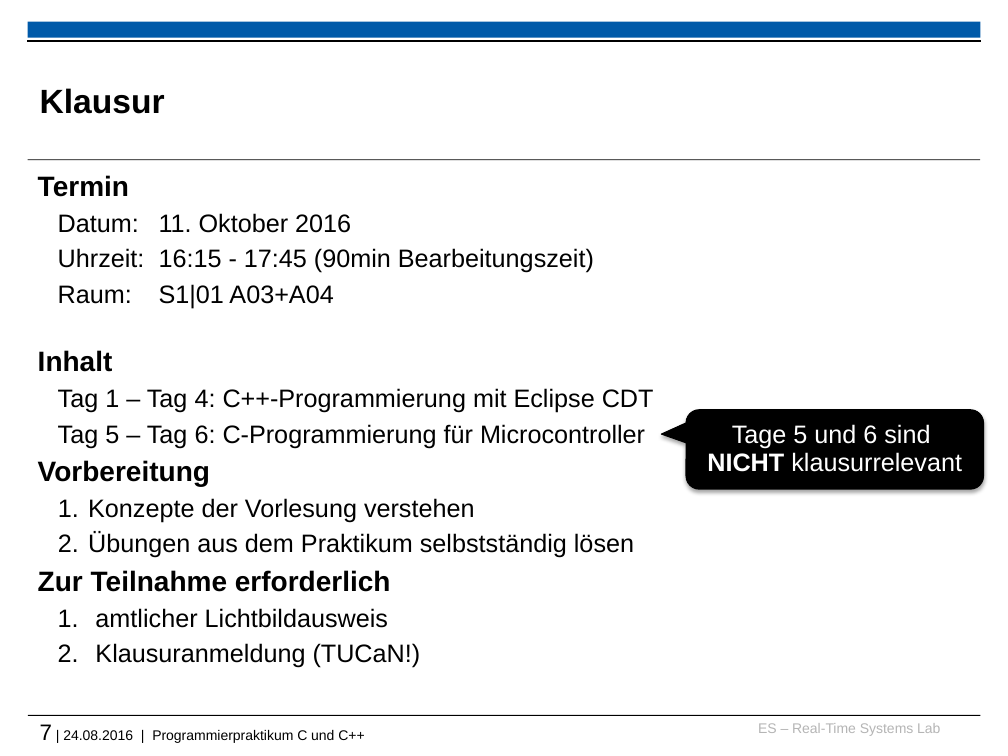
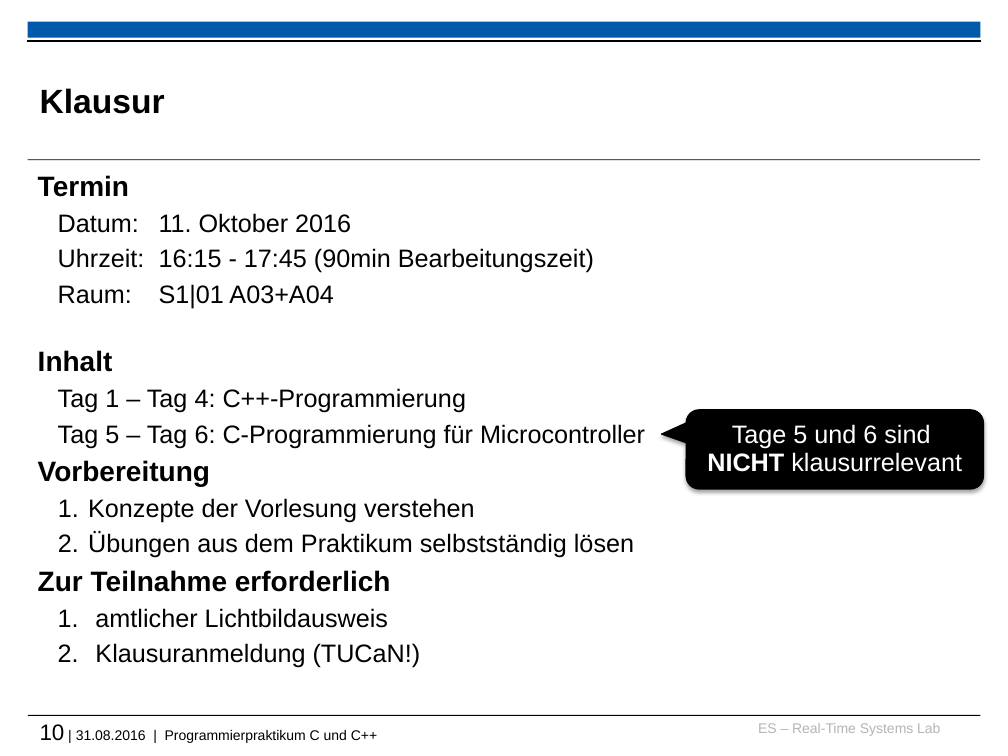
Before and after one commit to h82k/tud-cppp, a slide deck: slide 10 of cppp_lecture.pptx (slide 7 before the commit). Drawn at 1008x756 pixels with LibreOffice and Linux fonts; fonts in the diff are those of the drawing; background and template pictures are left out. Boxes give left, top, right and bottom in pixels: in the first picture for what was removed or moved away, otherwise in the second. Text is boxed around its words. In the diff, an @@ line names an element or a change of style, - is before the commit and + after.

```diff
--- a/cppp_lecture.pptx
+++ b/cppp_lecture.pptx
@@ text at bbox=[58, 388, 467, 413]: text changed @@
-  Tag 1 – Tag 4: C++-Programmierung mit Eclipse CDT
+  Tag 1 – Tag 4: C++-Programmierung
@@ text at bbox=[40, 724, 377, 743]: text changed @@
-7 | 24.08.2016 | Programmierpraktikum C und C++
+10 | 31.08.2016 | Programmierpraktikum C und C++
```
Also in this commit, not shown: 25 other slides changed, 2 slides added, 1 slide removed, 1 other file.
